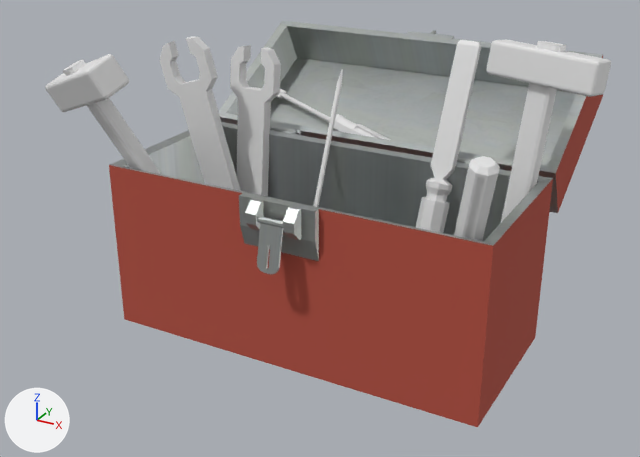
The glTF model public/models/ToolBox.glb: old version first, new version second.
Camera for both pictures: a 50 mm camera at (4.71, -8.14, 4.37) aimed at (-0.09, 0.57, 0.01). Lighting does not change. The marker at lower left points along +X, +Y and +Z. The older version comes first. Where no turn or scale is listed for an object, it has been applied to the vertices. Vertices at exactly the same position are counted once.
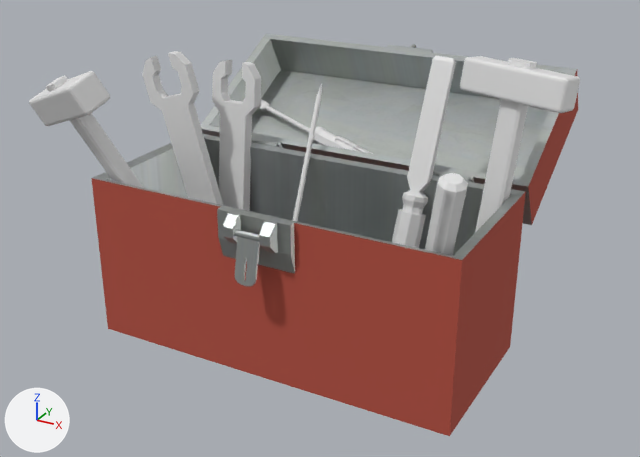
Changed parts and their boxes [x1, y1, x2, y2] in the pictures (640 x 457 px; the box of a moved part takes in the faces that stretch with it):
'Box', reshaped, moved (12% wider): before [109, 21, 603, 427]; after [29, 34, 580, 436]
'Hammer2', deleted: before [486, 40, 611, 222]
'Cube.001', deleted: before [159, 36, 241, 191]
'Hammer1', deleted: before [45, 54, 161, 174]
'Cube.002', deleted: before [230, 45, 281, 196]
'Cylinder.002', deleted: before [416, 40, 481, 233]
'Cylinder', deleted: before [454, 156, 500, 241]
'Cylinder.001', deleted: before [276, 89, 390, 140]
'Cylinder.003', deleted: before [313, 69, 343, 207]
part 1 of me_cube, moved or reshaped: before [109, 122, 553, 427]; after [91, 134, 526, 436]
part 2 of me_cube, moved or reshaped: before [218, 21, 603, 213]; after [200, 34, 578, 225]
part 3 of me_cube, moved or reshaped: before [270, 126, 297, 134]; after [251, 138, 278, 146]
part 4 of me_cube, moved or reshaped: before [457, 157, 472, 164]; after [433, 170, 470, 181]
part 5 of me_cube, moved or reshaped: before [257, 216, 283, 274]; after [234, 230, 260, 286]
part 6 of me_cube, added: after [460, 56, 580, 233]
part 7 of me_cube, added: after [29, 71, 144, 188]
part 8 of me_cube, added: after [293, 84, 322, 222]
part 9 of me_cube, added: after [425, 173, 468, 256]
part 10 of me_cube, added: after [259, 99, 373, 154]
part 11 of me_cube, added: after [392, 56, 456, 248]
part 12 of me_cube, added: after [142, 51, 223, 205]
part 13 of me_cube, added: after [212, 60, 261, 211]

The change, as a diff of the scene's bpy script:
```diff
--- a/public/models/ToolBox.glb.py
+++ b/public/models/ToolBox.glb.py
@@ me_cube @@
 # used by ob_box; location = (-0.98, 0.05, -0.02)
-me_cube.from_pydata(...)  # 539 vertices, 1003 faces; spans x -1.0..3.53, y -1.29..3.17, z -1.0..2.04
+me_cube.from_pydata(...)  # 1411 vertices, 2699 faces; spans x -3.04..2.72, y -3.11..1.51, z -1.76..1.71
+# me_cube part 1: the loose piece of 68 vertices spanning x -1.0..3.53, y -1.22..1.04, z -1.0..1.0 is moved by (-1.26, -1.66, -0.76)
+# me_cube part 2: the loose piece of 143 vertices spanning x -1.0..3.53, y 1.06..3.17, z 0.43..2.04 is moved by (-1.26, -1.66, -0.76)
+# me_cube part 3: the loose piece of 16 vertices spanning x -0.33..0.26, y 1.01..1.09, z 0.97..1.04 is moved by (-1.26, -1.66, -0.76)
+# me_cube part 4: the loose piece of 16 vertices spanning x 2.27..2.85, y 1.01..1.09, z 0.97..1.04 is moved by (-1.26, -1.66, -0.76)
+# me_cube part 5: the loose piece of 52 vertices spanning x 1.04..1.5, y -1.29..-1.14, z 0.3..0.86 is moved by (-1.26, -1.66, -0.76)
+# me_cube part 6: a new loose piece of 176 vertices spanning x 1.46..2.72, y -1.22..-0.42, z -1.63..1.71
+# me_cube part 7: a new loose piece of 176 vertices spanning x -3.04..-0.99, y -3.11..-1.81, z -1.61..1.56
+# me_cube part 8: a new loose piece of 136 vertices spanning x -0.53..-0.19, y -1.93..-0.36, z -1.68..1.06
+# me_cube part 9: a new loose piece of 120 vertices spanning x 1.58..2.23, y -2.68..-1.99, z -1.61..1.0
+# me_cube part 10: a new loose piece of 120 vertices spanning x -2.12..0.44, y -0.28..0.67, z -0.21..0.42
+# me_cube part 11: a new loose piece of 64 vertices spanning x 0.8..1.23, y -1.53..-0.29, z -1.65..1.56
+# me_cube part 12: a new loose piece of 40 vertices spanning x -2.48..-1.22, y -1.39..-1.14, z -1.48..1.45
+# me_cube part 13: a new loose piece of 40 vertices spanning x -1.82..-1.19, y -1.08..-0.62, z -1.65..1.3
+# other edits to the shape of me_cube do not show in these pictures
 me_cube.materials.append(mat_poliigon_metalgalvanizedzinc_7184_2k)
@@ ob_box @@
 ob_box = bpy.data.objects.new('Box', me_cube)
-ob_box.location = (-0.98, 0.05, -0.02)
+ob_box.location = (-0.01, 1.71, 0.53)
@@ ob_cube_001 @@
-ob_cube_001 = bpy.data.objects.new('Cube.001', me_cube_001)
-ob_cube_001.location = (-1.52, 0.45, 0.69)
@@ ob_cube_002 @@
-ob_cube_002 = bpy.data.objects.new('Cube.002', me_cube_002)
-ob_cube_002.location = (-1.22, 0.85, 0.52)
@@ ob_hammer2 @@
-ob_hammer2 = bpy.data.objects.new('Hammer2', me_cube_003)
-ob_hammer2.location = (2.3, 0.88, 1.26)
-ob_hammer2.scale = (-0.167, -0.167, -0.167)
@@ ob_hammer1 @@
-ob_hammer1 = bpy.data.objects.new('Hammer1', me_cube_004)
-ob_hammer1.location = (-1.74, -0.77, 1.08)
-ob_hammer1.rotation_euler = (0.485, -0.459, -0.23)  # degrees (28, -26, -13)
-ob_hammer1.scale = (-0.167, -0.167, -0.167)
@@ ob_cylinder @@
-ob_cylinder = bpy.data.objects.new('Cylinder', me_cylinder)
-ob_cylinder.location = (2.21, -0.67, 0.84)
@@ ob_cylinder_001 @@
-ob_cylinder_001 = bpy.data.objects.new('Cylinder.001', me_cylinder_001)
-ob_cylinder_001.location = (-0.17, 1.81, 0.83)
@@ ob_cylinder_002 @@
-ob_cylinder_002 = bpy.data.objects.new('Cylinder.002', me_cylinder_002)
-ob_cylinder_002.location = (1.3, 0.76, 0.42)
@@ ob_cylinder_003 @@
-ob_cylinder_003 = bpy.data.objects.new('Cylinder.003', me_cylinder_003)
-ob_cylinder_003.location = (-0.1, 0.32, -0.09)
```
